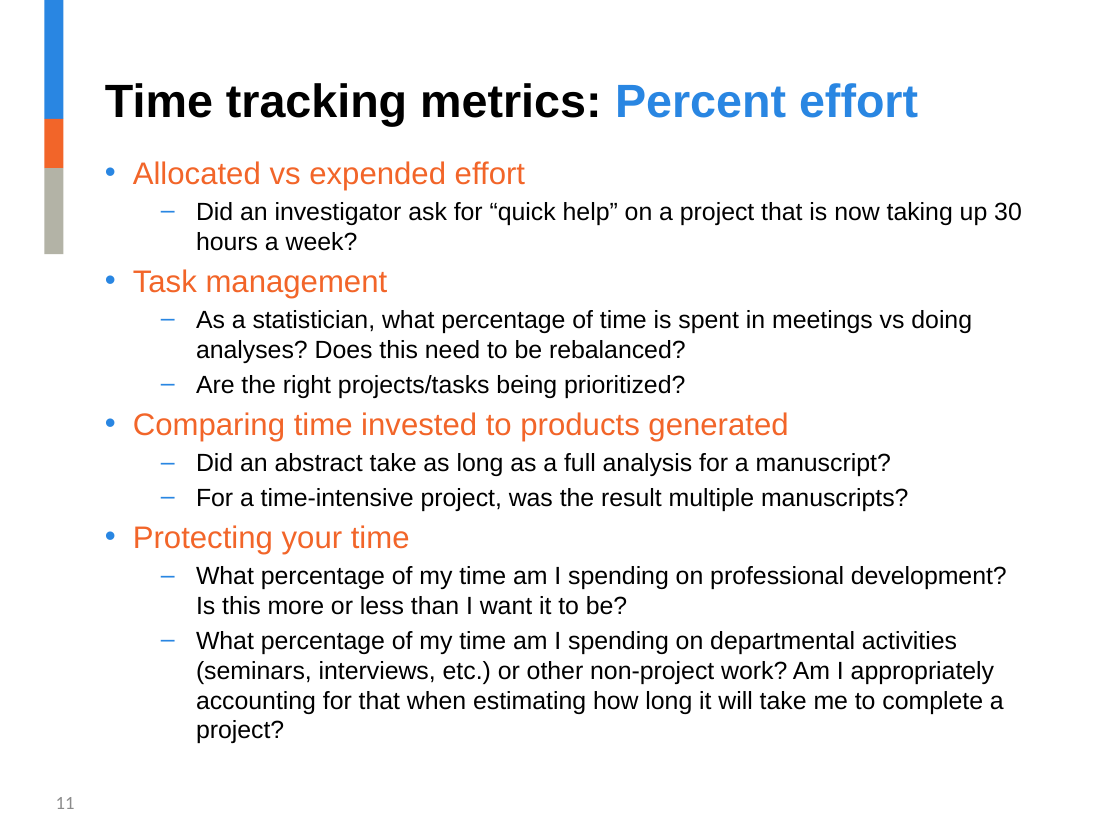
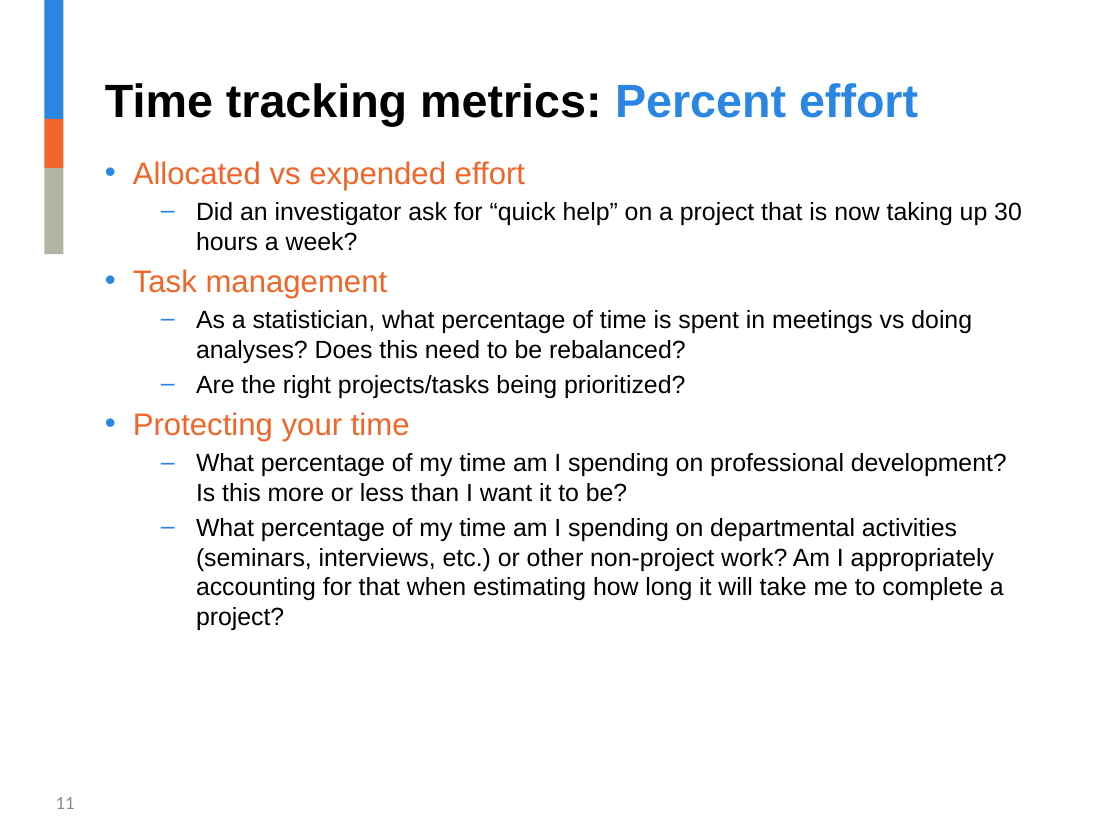
Before and after one commit to jalavery/timetrackR, a slide deck: slide 11 of RLadies timetrackR Presentation.pptx. Drawn at 1120x840 pixels with LibreOffice and Linux fonts; fonts in the diff are those of the drawing; background and template pictures are left out. Boxes give left, top, right and bottom in pixels: in the first picture for what was removed or moved away, otherwise in the second. Text is boxed around its words. In the diff, an @@ line names an element or a change of style, - is before the commit and + after.

```diff
--- a/RLadies timetrackR Presentation.pptx
+++ b/RLadies timetrackR Presentation.pptx
@@ text at (133, 412, 909, 511): paragraphs removed @@
-• Comparing time invested to products generated
-  – Did an abstract take as long as a full analysis for a manuscript?
-  – For a time-intensive project, was the result multiple manuscripts?
```
Also in this commit, not shown: 4 other slides changed, 1 other file.
